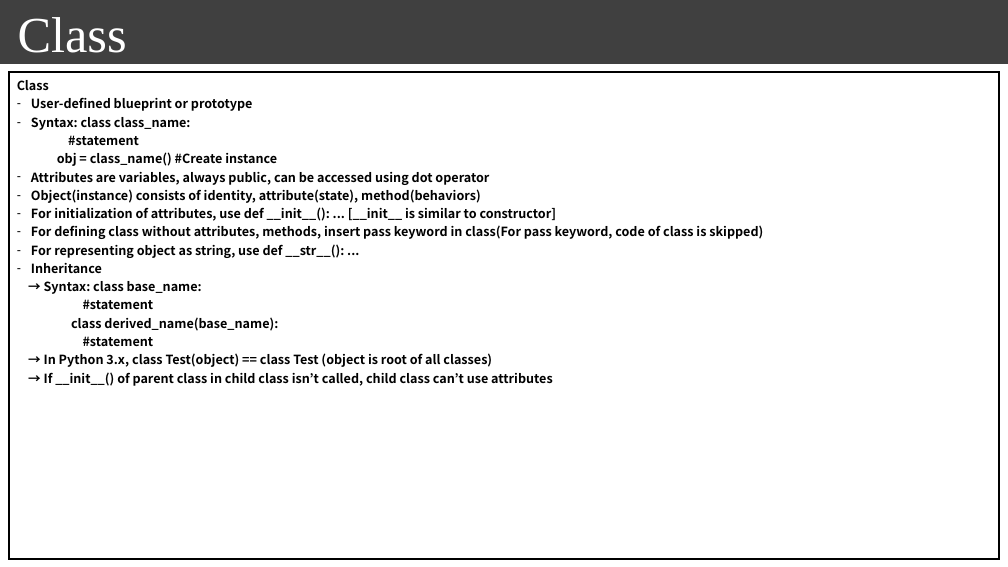
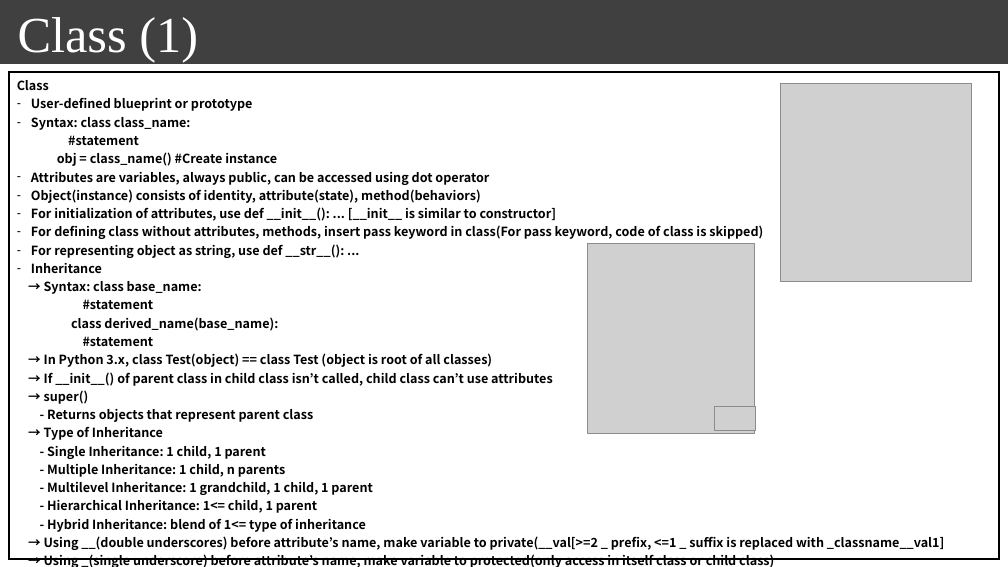
Before and after one commit to seonghokim/Study, a slide deck: slide 39 of Study Material/[ENG] everything in python.pptx (slide 35 before the commit). Drawn at 1008x567 pixels with LibreOffice and Linux fonts; fonts in the diff are those of the drawing; grey boxes stand for pictures; background and template pictures are left out. Boxes give left, top, right and bottom in pixels: in the first picture for what was removed or moved away, otherwise in the second. Text is boxed around its words. In the diff, an @@ line names an element or a change of style, - is before the commit and + after.

```diff
--- a/Study Material/[ENG] everything in python.pptx
+++ b/Study Material/[ENG] everything in python.pptx
@@ text at [18, 17, 198, 62]: text changed @@
-Class
+Class (1)
@@ table at [9, 73, 1000, 567] @@
-row 1, column 1: Class / User-defined blueprint or prototype / Syntax: class class_name: / #statement / obj = class_name() #Create instance / Attributes are variables, always public, can be accessed using dot operator / Object(instance) consists of identity, attribute(state), method(behaviors) / For initialization of attributes, use def __init__(): ... [__init__ is similar to constructor] / For defining class without attributes, methods, insert pass keyword in class(For pass keyword, code of class is skipped) / For representing object as string, use def __str__(): ... / Inheritance / → Syntax: class base_name: / #statement / class derived_name(base_name): / #statement / → In Python 3.x, class Test(object) == class Test (object is root of all classes) / → If __init__() of parent class in child class isn’t called, child class can’t use attributes
+row 1, column 1: Class / User-defined blueprint or prototype / Syntax: class class_name: / #statement / obj = class_name() #Create instance / Attributes are variables, always public, can be accessed using dot operator / Object(instance) consists of identity, attribute(state), method(behaviors) / For initialization of attributes, use def __init__(): ... [__init__ is similar to constructor] / For defining class without attributes, methods, insert pass keyword in class(For pass keyword, code of class is skipped) / For representing object as string, use def __str__(): ... / Inheritance / → Syntax: class base_name: / #statement / class derived_name(base_name): / #statement / → In Python 3.x, class Test(object) == class Test (object is root of all classes) / → If __init__() of parent class in child class isn’t called, child class can’t use attributes / → super() / - Returns objects that represent parent class / → Type of Inheritance / - Single Inheritance: 1 child, 1 parent / - Multiple Inheritance: 1 child, n parents / - Multilevel Inheritance: 1 grandchild, 1 child, 1 parent / - Hierarchical Inheritance: 1<= child, 1 parent / - Hybrid Inheritance: blend of 1<= type of inheritance / → Using __(double underscores) before attribute’s name, make variable to private(__val[>=2 _ prefix, <=1 _ suffix is replaced with _classname__val1] / → Using _(single underscore) before attribute’s name, make variable to protected(only access in itself class or child class)
@@ picture added at [781, 83, 972, 281] @@
@@ picture added at [588, 244, 755, 433] @@
@@ picture added at [715, 407, 755, 430] @@
```
Also in this commit, not shown: 5 slides added, 1 other file.
